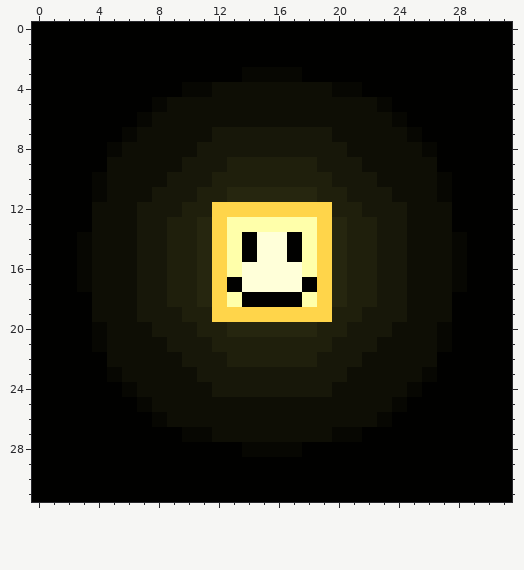
A pixel-art sprite gets an edit: assets/minecraft/textures/environment/sun.png. Above: the version before the commit.
The file is 32x32 pixels. Colours within 5 levels of each other are drawn and written as one.
And afterwards:
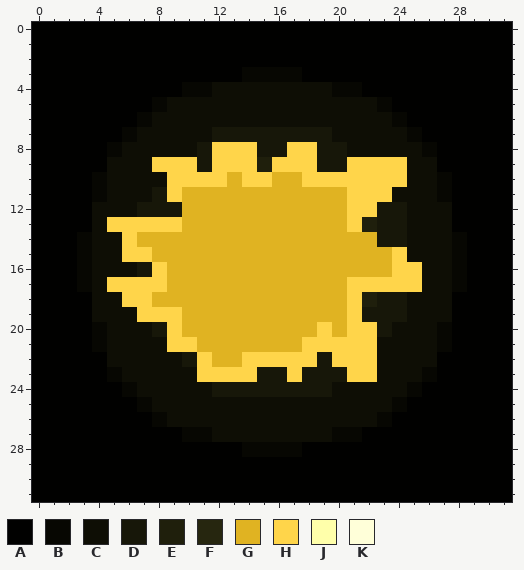
Palette (. is transparent): A #010100  B #070702  C #0e0e05  D #171709  E #1f1f0c  F #26260f  G #e0b322  H #ffd54a  J #ffffaa  K #ffffd9
Edits made:
@@ x 0..31 @@
  7 AAAAAABCCCCCDDDDDDDDCCCCCBAAAAAA
- 8 AAAAABCCCCCDDDDDDDDDDCCCCCBAAAAA
- 9 AAAAACCCCCDDDEEEEEEDDDCCCCCAAAAA
-10 AAAABCCCCDDDEEEEEEEEDDDCCCCBAAAA
-11 AAAABCCCDDDEEFFFFFFEEDDDCCCBAAAA
-12 AAAACCCDDDEEHHHHHHHHEEDDDCCCAAAA
-13 AAAACCCDDEEFHJJJJJJHFEEDDCCCAAAA
-14 AAABCCCDDEEFHJAKKAJHFEEDDCCCBAAA
-15 AAABCCCDDEEFHJAKKAJHFEEDDCCCBAAA
-16 AAABCCCDDEEFHJKKKKJHFEEDDCCCBAAA
-17 AAABCCCDDEEFHAKKKKAHFEEDDCCCBAAA
-18 AAAACCCDDEEFHJAAAAJHFEEDDCCCAAAA
-19 AAAACCCDDDEEHHHHHHHHEEDDDCCCAAAA
-20 AAAABCCCDDDEEFFFFFFEEDDDCCCBAAAA
-21 AAAABCCCCDDDEEEEEEEEDDDCCCCBAAAA
-22 AAAAACCCCCDDDEEEEEEDDDCCCCCAAAAA
-23 AAAAABCCCCCDDDDDDDDDDCCCCCBAAAAA
+ 8 AAAAABCCCCCDHHHDDHHDDCCCCCBAAAAA
+ 9 AAAAACCCHHHDHHHEHHHDDHHHHCCAAAAA
+10 AAAABCCCCHHHHGHHGGHHHHHHHCCBAAAA
+11 AAAABCCCDHGGGGGGGGGGGHHHCCCBAAAA
+12 AAAACCCDDDGGGGGGGGGGGHHDDCCCAAAA
+13 AAAACHHHHHGGGGGGGGGGGHEDDCCCAAAA
+14 AAABCCHGGGGGGGGGGGGGGGGDDCCCBAAA
+15 AAABCCHHGGGGGGGGGGGGGGGGHCCCBAAA
+16 AAABCCCDHGGGGGGGGGGGGGGGHHCCBAAA
+17 AAABCHHHHGGGGGGGGGGGGHHHHHCCBAAA
+18 AAAACCHHGGGGGGGGGGGGGHEDDCCCAAAA
+19 AAAACCCHHHGGGGGGGGGGGHDDDCCCAAAA
+20 AAAABCCCDHGGGGGGGGGHGHHDCCCBAAAA
+21 AAAABCCCCHHGGGGGGGHHHHHCCCCBAAAA
+22 AAAAACCCCCDHGGHHHHHDHHHCCCCAAAAA
+23 AAAAABCCCCCHHHHDDHDDDHHCCCBAAAAA
 24 AAAAAABCCCCCDDDDDDDDCCCCCBAAAAAA
Where, in picture pixels (left, top, right, bottom), the same in both pictures:
changed: (107, 142, 422, 382)
